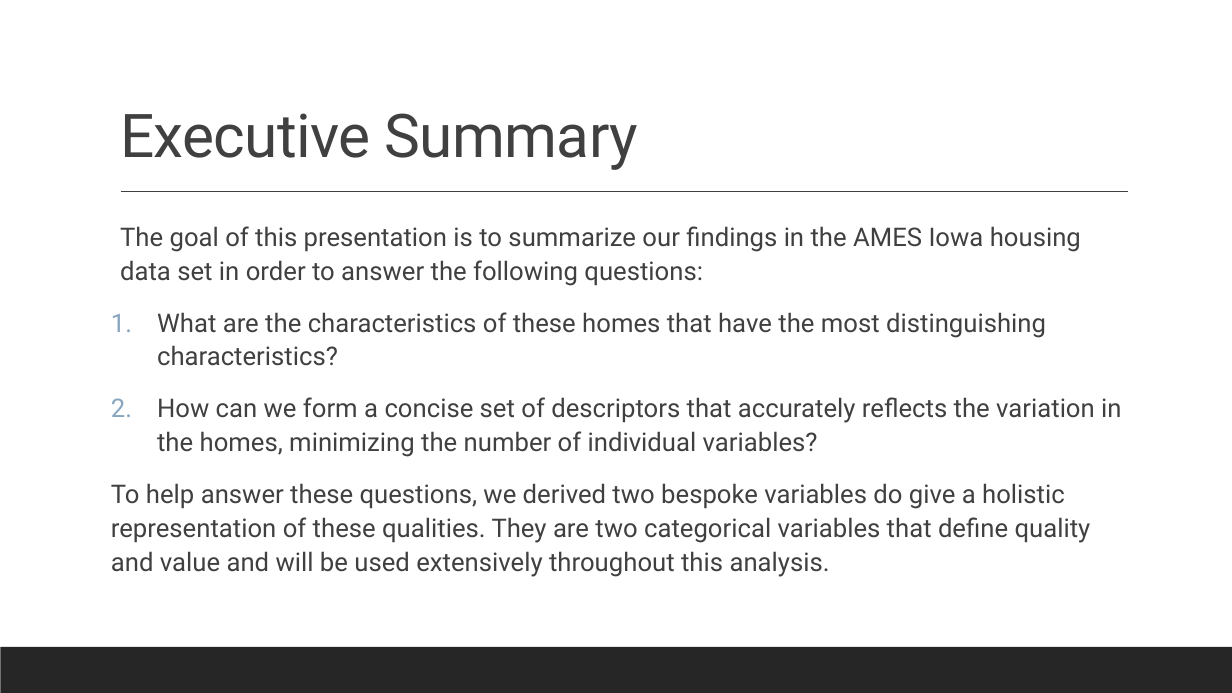
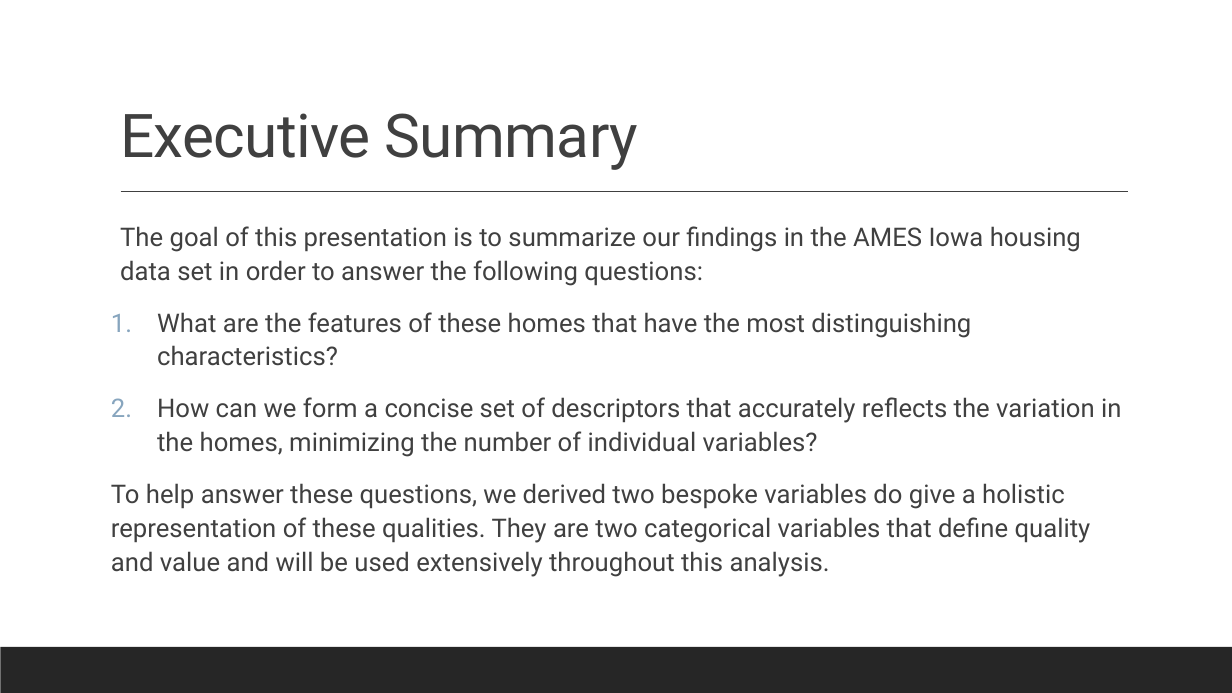
Before and after one commit to anhnguyendepocen/MSDS-Unsupervised-Learning, a slide deck: slide 2 of Project/UL Project.pptx. Drawn at 1232x693 pixels with LibreOffice and Linux fonts; fonts in the diff are those of the drawing. Boxes give left, top, right and bottom in pixels: in the first picture for what was removed or moved away, otherwise in the second. Text is boxed around its words. In the diff, an @@ line names an element or a change of style, - is before the commit and + after.

```diff
--- a/Project/UL Project.pptx
+++ b/Project/UL Project.pptx
@@ text at (157,312,971,366): text changed @@
-1. What are the characteristics of these homes that have the most distinguishing characteristics?
+1. What are the features of these homes that have the most distinguishing characteristics?
```
Also in this commit, not shown: 1 other slide changed, 1 other file.
